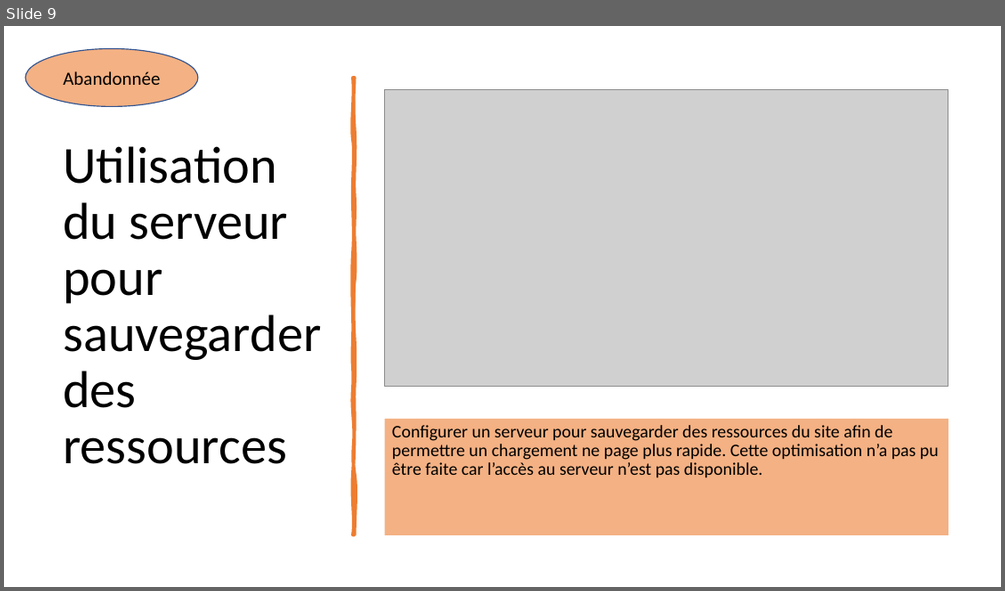
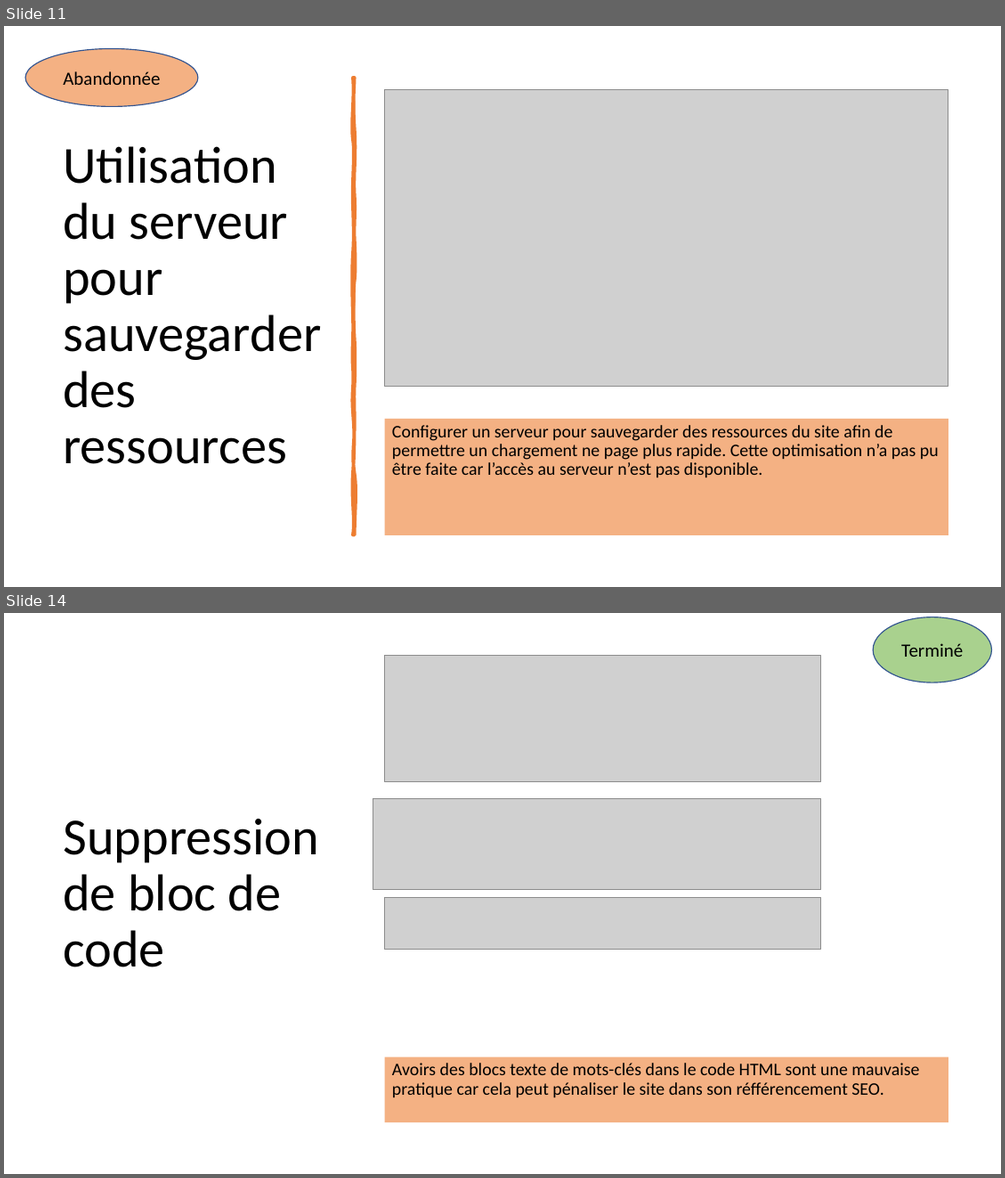
Before and after one commit to LimDavid458/la-panthere-optimise, a slide deck: rapport-seo.pptx. Shown one above the other, each under a label of ours: slide 9 before the commit, slides 11 and 14 after it; the slides between them are not shown. The pictures are 1005x591 and 1005x1178 pixels, drawn with LibreOffice and Linux fonts; fonts in the diff are those of the drawing; grey boxes stand for pictures. Boxes give left, top, right and bottom in pixels: in the first picture for what was removed or moved away, otherwise in the second. Text is boxed around its words. In the diff, an @@ line names an element or a change of style, - is before the commit and + after.

```diff
--- a/rapport-seo.pptx
+++ b/rapport-seo.pptx
@@ slide 14 added at bbox=[4, 613, 1001, 1174], background #FFFFFF @@
@@ ellipse added at bbox=[873, 617, 992, 682], fill #A9D18E, outline #325491 1 pt, 18 pt, text #000000 @@
+Terminé
@@ picture added at bbox=[385, 656, 821, 781] @@
@@ picture added at bbox=[373, 798, 821, 890] @@
@@ title added at bbox=[63, 819, 319, 967], 50 pt, text #000000 @@
+Suppression de bloc de code
@@ picture added at bbox=[385, 897, 821, 949] @@
@@ text added at bbox=[385, 1057, 948, 1122], fill #F4B183, 17 pt, text #000000 @@
+Avoirs des blocs texte de mots-clés dans le code HTML sont une mauvaise pratique car cela peut pénaliser le site dans son réfférencement SEO.
@@ what was slide 9 is now slide 11 @@
```
Also in this commit, not shown: 6 slides changed, 3 other slides added, 2 other files.
